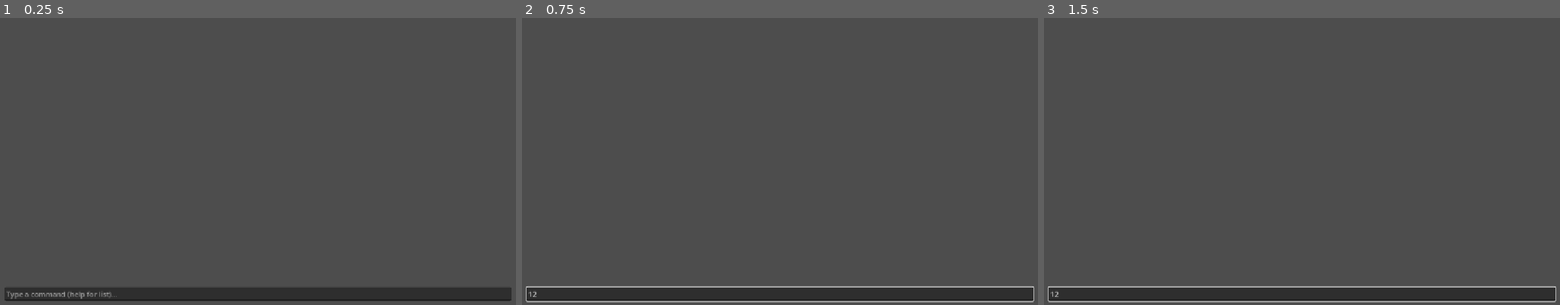
Above: before the commit, frames 1-3 (left to right).
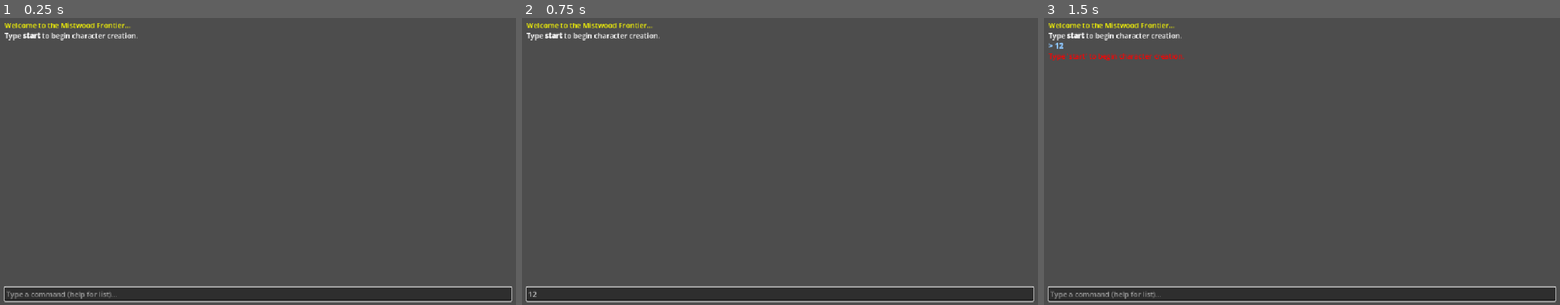
Above: after the commit, the same moments.

Repository: Trauma187211/MistwoodFrontier_GMud
Game: Godot game, scene res://control.tscn
Same seed, same stepped clock (60 frames per second), same inputs: the game is played once before the commit and once after it.
Inputs (mouse positions are in pixels of both pictures, inside the frame that each line leads up to):
- Up to frame 1 (0.25 s): no input
- Up to frame 2 (0.75 s): click (780, 293) at 0.52 s; type "12" at 0.6 s
- Up to frame 3 (1.5 s): tap Enter at 1.25, 1.35 s

The runs differ from the first frame. In frame 1, 1.7% of the frame differs, in the area x 0-100%, y 1-100%; in frame 2, 0.6%; in frame 3, 1.1%.
Error before the commit: Parse Error: Cannot use subscript operator on a base of type "null". (res://control.gd:1051)

Commit message:
Fix talent lookup parse error; rebalance Fire (-10% mana); add headless fuzz and targeted tests
Co-authored-by: Copilot <223556219+Copilot@users.noreply.github.com>

Diff:
--- a/GameDatabase.gd
+++ b/GameDatabase.gd
@@ -54,6 +54,19 @@
 }
 
 # ============================
+# SPELLS
+# ============================
+# mana_cost is the pre-balance base; balance_mult is the tuning knob (Fire: -10%).
+# class_cost optionally overrides the base for a class.
+const SPELLS = {
+	"fire": {"label": "Fire", "mana_cost": 10, "balance_mult": 0.9, "class_cost": {"warden": 8}},
+	"meteor": {"label": "Meteor", "mana_cost": 25, "balance_mult": 1.0},
+	"holy": {"label": "Holy Light", "mana_cost": 12, "balance_mult": 1.0, "class_only": "warden"},
+	"heal": {"label": "Heal", "mana_cost": 12, "balance_mult": 1.0, "class_only": "warden"}
+}
+const SPELL_ALIASES = {"fireball": "fire"}
+
+# ============================
 # ROOMS
 # ============================
 # Exit keys: forward / left / right / back. "boss": true marks a one-time boss encounter.
--- a/control.gd
+++ b/control.gd
@@ -817,23 +817,21 @@
 # SPELLS
 # ============================
 func get_spell_cost(spell):
-	var cost = 10
-	match spell:
-		"meteor":
-			cost = 25
-		"holy", "heal":
-			cost = 12
-		"fire":
-			if player_class == "warden":
-				cost = 8
-	cost = int(ceil(cost * (1.0 + talent_mod("mana_cost_pct"))))
-	return cost
+	var def = GameDatabase.SPELLS.get(spell)
+	if def == null:
+		return 0
+	var base = def["class_cost"].get(player_class, def["mana_cost"]) if def.has("class_cost") else def["mana_cost"]
+	var cost = base * def["balance_mult"] * (1.0 + talent_mod("mana_cost_pct"))
+	# Round to nearest, never free, so percentage tweaks stay meaningful on small costs.
+	return max(roundi(cost), 1)
 
 func cast_spell(spell):
-	if not spell in ["fire", "meteor", "holy", "heal"]:
+	spell = GameDatabase.SPELL_ALIASES.get(spell, spell)
+	if not GameDatabase.SPELLS.has(spell):
 		log_error("Unknown spell.")
 		return
-	if (spell == "holy" or spell == "heal") and player_class != "warden":
+	var class_only = GameDatabase.SPELLS[spell].get("class_only", "")
+	if class_only != "" and player_class != class_only:
 		log_error("Only clerics can cast that.")
 		return
 	if spell_cooldowns.has(spell):
@@ -980,12 +978,12 @@
 			n += 1
 	return entries
 
-func find_talent_entry(query):
+func find_talent_entry(query) -> Dictionary:
 	query = query.strip_edges().to_lower().replace(" ", "_")
 	for e in get_talent_entries():
 		if str(e["number"]) == query or e["id"] == query or e["id"].replace("_", "") == query.replace("_", ""):
 			return e
-	return null
+	return {}
 
 func refresh_talent_hp():
 	var base = player_max_hp - talent_hp_bonus
@@ -1044,8 +1042,8 @@
 	if enemy != null:
 		log_error("You can't change talents during combat.")
 		return
-	var e = find_talent_entry(query)
-	if e == null:
+	var e: Dictionary = find_talent_entry(query)
+	if e.is_empty():
 		log_error("Unknown talent. Type 'talents' to see the list.")
 		return
 	if player_level < e["level"]:
--- /dev/null
+++ b/fuzz_test.gd
@@ -0,0 +1,252 @@
+extends SceneTree
+# Headless fuzz test. Run from the project folder with:
+#   godot --headless --path . -s fuzz_test.gd -- [runs] [commands_per_run] [seed]
+# Example: godot --headless --path . -s fuzz_test.gd -- 20 400 1234
+#
+# GDScript runtime errors (null access, missing keys, bad calls) do NOT throw; the engine
+# prints "SCRIPT ERROR:" to stderr and keeps going. Check the whole output for that text.
+# This runner additionally fails on broken game-state invariants and prints the command
+# history that led to each failure. It never touches save files (save/load are not fuzzed).
+
+const CLASSES = ["guardian", "slayer", "warden", "mage"]
+const FACTION_RACES = {"vanguard": ["human", "highborn", "stonekin"], "bloodborn": ["ravager", "shade", "wildling"]}
+
+var COMMANDS = [
+	"move forward", "move back", "move left", "move right", "move up", "move",
+	"forward", "back", "attack", "attack attack", "flee",
+	"cast fire", "cast fireball", "cast meteor", "cast holy", "cast heal", "cast bogus", "cast",
+	"use potion", "use ether", "use healing_draught", "use iron_sword", "use bogus", "use",
+	"inventory", "status", "help", "recipes",
+	"shop", "buy potion", "buy ether", "buy sword", "buy", "leave",
+	"craft iron_sword", "craft leather_armor", "craft healing_draught", "craft focus_charm", "craft nothing", "craft",
+	"equip weapon iron_sword", "equip armor leather_armor", "equip trinket focus_charm", "equip hat potion", "equip weapon",
+	"profession blacksmithing", "profession alchemy", "profession enchanting", "profession skinning", "profession bogus", "profession",
+	"talents", "talents list", "talents current", "talents reset", "talents choose", "talents choose 1", "talents choose 2",
+	"talents choose 3", "talents choose 4", "talents choose 5", "talents choose 6", "talents choose 99", "talents choose bogus",
+	"talents bogus", "talent", "whirlwind", "timewarp", "vanish", "layonhands", "stealth",
+	"mount horse", "mount", "pet wolf", "pet", "talk merchant", "talk elder", "talk nobody", "talk",
+	"", "   ", "???", "[b]bold[/b]", "[", "]", "ATTACK", "save_me", "x".repeat(500)
+]
+
+var rng = RandomNumberGenerator.new()
+var failures = 0
+var total_commands = 0
+
+func _initialize():
+	var args = OS.get_cmdline_user_args()
+	var runs = int(args[0]) if args.size() > 0 else 20
+	var per_run = int(args[1]) if args.size() > 1 else 400
+	var base_seed = int(args[2]) if args.size() > 2 else int(Time.get_unix_time_from_system())
+	print("FUZZ: runs=%d commands/run=%d base_seed=%d" % [runs, per_run, base_seed])
+
+	var scene = load("res://control.tscn")
+	for run in range(runs):
+		var run_seed = base_seed + run
+		run_once(scene, run_seed, per_run)
+
+	print("FUZZ DONE: %d commands, %d failing runs" % [total_commands, failures])
+	failures += run_targeted(scene)
+	print("TARGETED: %s" % ("all passed" if targeted_failures.is_empty() else "FAILED: %s" % str(targeted_failures)))
+	print("Coverage: %s | rooms visited: %d/%d | gear equipped: %s" % [coverage, rooms_seen.size(), GameDatabase.ROOMS.size(), gear_seen.keys()])
+	print("Reminder: also search the output for 'SCRIPT ERROR' (engine-level errors).")
+	quit(1 if failures > 0 else 0)
+
+func run_once(scene, run_seed, per_run):
+	rng.seed = run_seed
+	seed(run_seed) # the game uses the global randi()/randf()
+	var game = scene.instantiate()
+	root.add_child(game)
+
+	var history = []
+	if not create_character(game, history):
+		fail(game, run_seed, history, "character creation did not complete")
+		game.queue_free()
+		return
+
+	# Varied power levels so every talent tier and spell is reachable.
+	game.player_level = rng.randi_range(1, 20)
+	if run_seed % 2 == 0:
+		# Tanky variant: survives long enough to reach boss kills and low-HP triggers.
+		game.player_max_hp = 600
+		game.player_hp = 600
+		game.player_max_mana = 400
+		game.player_mana = 400
+		game.base_attack = 60
+	game.player_gold = rng.randi_range(0, 500)
+	for mat in ["iron_ore", "wolf_pelt", "herb", "arcane_dust", "trinket_shard", "potion", "ether"]:
+		game.inventory[mat] = rng.randi_range(0, 6)
+
+	for i in range(per_run):
+		var cmd = COMMANDS[rng.randi() % COMMANDS.size()]
+		history.append(cmd)
+		if history.size() > 40:
+			history.pop_front()
+		total_commands += 1
+		game.process_command(cmd.strip_edges().to_lower())
+		track_coverage(game)
+		var problem = check_invariants(game)
+		if problem != "":
+			fail(game, run_seed, history, problem)
+			break
+		# Occasionally top up so the run keeps exercising deeper paths.
+		if i % 60 == 59:
+			game.player_gold += 100
+			game.inventory["potion"] = game.inventory.get("potion", 0) + 2
+			game.inventory["ether"] = game.inventory.get("ether", 0) + 2
+
+	game.queue_free()
+
+func create_character(game, history):
+	var faction = FACTION_RACES.keys()[rng.randi() % FACTION_RACES.size()]
+	var races = FACTION_RACES[faction]
+	var steps = ["start", faction, races[rng.randi() % races.size()], CLASSES[rng.randi() % CLASSES.size()]]
+	for s in steps:
+		history.append(s)
+		game.process_command(s)
+	return game.game_started
+
+func check_invariants(g):
+	if g.player_hp <= 0 or g.player_hp > g.player_max_hp:
+		return "HP out of range: %d/%d" % [g.player_hp, g.player_max_hp]
+	if g.player_mana < 0 or g.player_mana > g.player_max_mana:
+		return "Mana out of range: %d/%d" % [g.player_mana, g.player_max_mana]
+	if g.player_max_hp < 1:
+		return "max HP below 1"
+	if g.player_gold < 0:
+		return "negative gold: %d" % g.player_gold
+	if g.player_shield < 0:
+		return "negative shield"
+	for item in g.inventory.keys():
+		if g.inventory[item] < 0:
+			return "negative inventory: %s=%d" % [item, g.inventory[item]]
+	if not GameDatabase.ROOMS.has(g.current_room):
+		return "invalid room: %s" % g.current_room
+	if g.enemy != null and g.enemy["hp"] <= 0:
+		return "dead enemy still in combat: %s" % g.enemy["name"]
+	if g.in_combat != (g.enemy != null):
+		return "in_combat out of sync"
+	if g.in_combat and g.in_shop:
+		return "in shop while in combat"
+	if g.zeal < 0 or g.zeal > 5 or g.spellweave_stacks < 0 or g.spellweave_stacks > 4:
+		return "buff stacks out of range (zeal=%d spellweave=%d)" % [g.zeal, g.spellweave_stacks]
+	for key in g.talent_choices.keys():
+		var idx = int(key) - 1
+		var tiers = g.get_class_tiers()
+		if idx < 0 or idx >= tiers.size() or g.player_level < tiers[idx]["level"]:
+			return "talent chosen below its level requirement: tier %s" % key
+	for stat in [g.get_total_attack(), g.get_total_defense(), g.get_elemental_resist()]:
+		if is_nan(float(stat)) or is_inf(float(stat)):
+			return "NaN/inf stat"
+	for spell in GameDatabase.SPELLS.keys():
+		if g.get_spell_cost(spell) < 1:
+			return "spell %s costs less than 1 mana" % spell
+	return ""
+
+var coverage = {"in_combat_steps": 0, "shop_steps": 0, "boss_kills": 0, "max_talents": 0, "stealth_steps": 0, "burning_steps": 0, "shield_steps": 0}
+var rooms_seen = {}
+var gear_seen = {}
+
+func track_coverage(g):
+	rooms_seen[g.current_room] = true
+	if g.in_combat: coverage["in_combat_steps"] += 1
+	if g.in_shop: coverage["shop_steps"] += 1
+	if g.player_stealth: coverage["stealth_steps"] += 1
+	if g.burn_turns > 0 or g.poison_turns > 0: coverage["burning_steps"] += 1
+	if g.player_shield > 0: coverage["shield_steps"] += 1
+	coverage["boss_kills"] = max(coverage["boss_kills"], g.defeated_bosses.size())
+	coverage["max_talents"] = max(coverage["max_talents"], g.talent_choices.size())
+	for slot in g.gear.keys():
+		if g.gear[slot] != null: gear_seen[g.gear[slot]] = true
+
+var targeted_failures = []
+
+func expect(cond, label):
+	if not cond:
+		targeted_failures.append(label)
+
+func new_game(scene, cls):
+	var g = scene.instantiate()
+	root.add_child(g)
+	for s in ["start", "vanguard", "human", cls]:
+		g.process_command(s)
+	return g
+
+func run_targeted(scene):
+	seed(1)
+	var g = new_game(scene, "mage")
+
+	# Fire costs 10% less (10 -> 9) and "fireball" is an alias.
+	expect(g.get_spell_cost("fire") == 9, "mage fire cost is 9")
+	g.player_mana = 50
+	g.spawn_enemy()
+	g.enemy["hp"] = 100000
+	g.enemy["max_hp"] = 100000
+	g.process_command("cast fireball")
+	expect(g.player_mana == 41, "fireball alias spends 9 mana (got %d)" % g.player_mana)
+	g.player_mana = 8
+	g.process_command("cast fire")
+	expect(g.player_mana == 8, "cast with insufficient mana spends nothing")
+
+	# Items cost a combat turn (enemy retaliates) and non-combat actions are blocked.
+	g.player_hp = g.player_max_hp
+	g.player_max_hp = 1000
+	g.player_hp = 500
+	g.inventory["potion"] = 2
+	g.enemy["dmg_min"] = 30
+	g.enemy["dmg_max"] = 31
+	g.player_shield = 0
+	g.process_command("use potion")
+	expect(g.inventory["potion"] == 1, "potion consumed")
+	expect(g.player_hp < 500 + 40, "enemy retaliated after potion (hp %d)" % g.player_hp)
+	g.player_gold = 500
+	g.inventory["iron_ore"] = 9
+	g.inventory["wolf_pelt"] = 9
+	g.professions["blacksmithing"] = true
+	for cmd in ["craft iron_sword", "equip weapon potion", "profession alchemy", "talk elder", "shop"]:
+		var before = [g.inventory.duplicate(), g.gear.duplicate(), g.professions.duplicate(), g.in_shop]
+		g.process_command(cmd)
+		expect([g.inventory, g.gear, g.professions, g.in_shop] == before, "'%s' blocked in combat" % cmd)
+	g.process_command("move forward")
+	expect(g.in_combat, "cannot walk out of combat")
+	g.queue_free()
+
+	# Boss rooms spawn once, and the defeat is remembered.
+	g = new_game(scene, "guardian")
+	g.player_max_hp = 100000
+	g.player_hp = 100000
+	g.current_room = "dungeon_chamber"
+	g.process_command("move forward")
+	expect(g.in_combat and g.enemy.has("boss_room"), "boss spawns on first entry")
+	g.enemy["hp"] = 1
+	g.process_command("attack")
+	for i in range(30):
+		if g.in_combat and g.enemy["hp"] > 0:
+			g.process_command("attack")
+	expect(not g.in_combat, "boss was killed")
+	expect(g.defeated_bosses.get("dungeon_boss_room", false), "defeat flag set")
+	g.process_command("move back")
+	g.process_command("move forward")
+	expect(not g.in_combat, "boss does not respawn after defeat")
+
+	# Ironclad: shield triggers once when dropping under 35% HP.
+	g.defeated_bosses = {}
+	g.current_room = "campfire_rest"
+	g.player_level = 10
+	g.talent_choices = {"2": "ironclad"}
+	g.player_max_hp = 100
+	g.player_hp = 40
+	g.spawn_enemy()
+	g.enemy["dmg_min"] = 10
+	g.enemy["dmg_max"] = 11
+	g.enemy["hp"] = 100000
+	g.enemy["max_hp"] = 100000
+	g.take_damage(10)
+	expect(g.player_shield == 25 and g.ironclad_used, "ironclad grants 25%% max HP shield (shield %d)" % g.player_shield)
+	g.queue_free()
+
+	return targeted_failures.size()
+
+func fail(game, run_seed, history, problem):
+	failures += 1
+	print("FUZZ FAIL (seed %d, class %s, level %d, room %s): %s" % [run_seed, game.player_class, game.player_level, game.current_room, problem])
+	print("  last commands: %s" % " | ".join(history))
Not shown, added: GameDatabase.gd.uid
Not shown, added: fuzz_test.gd.uid
